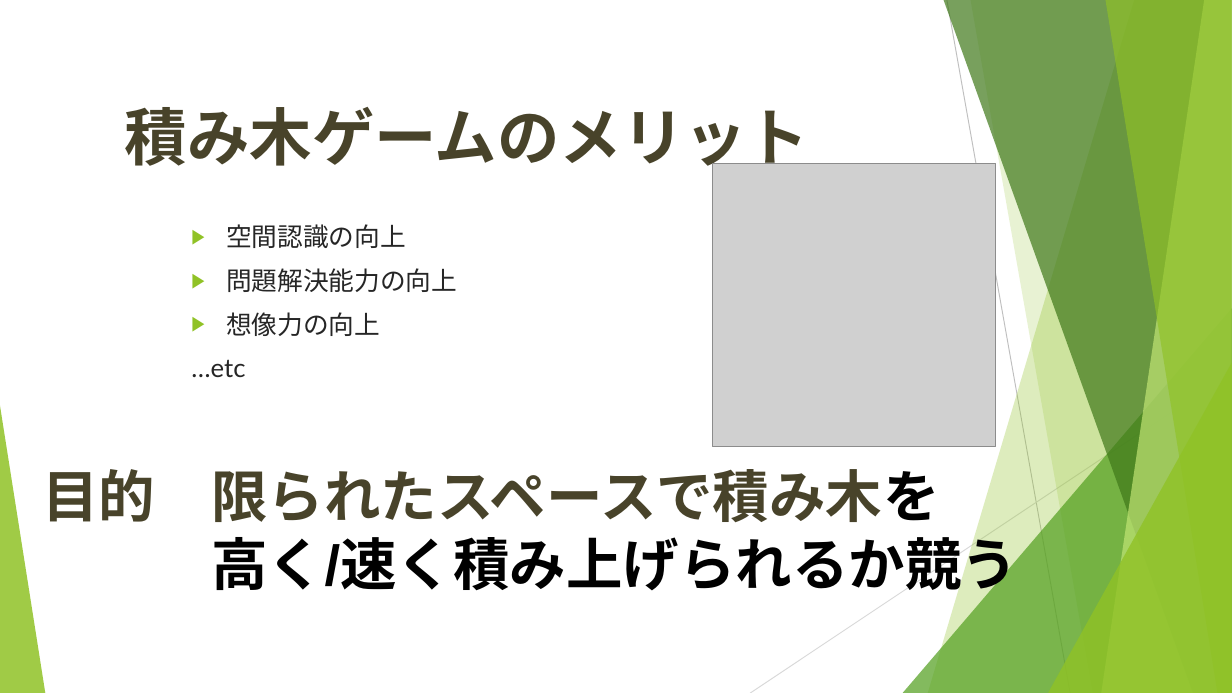
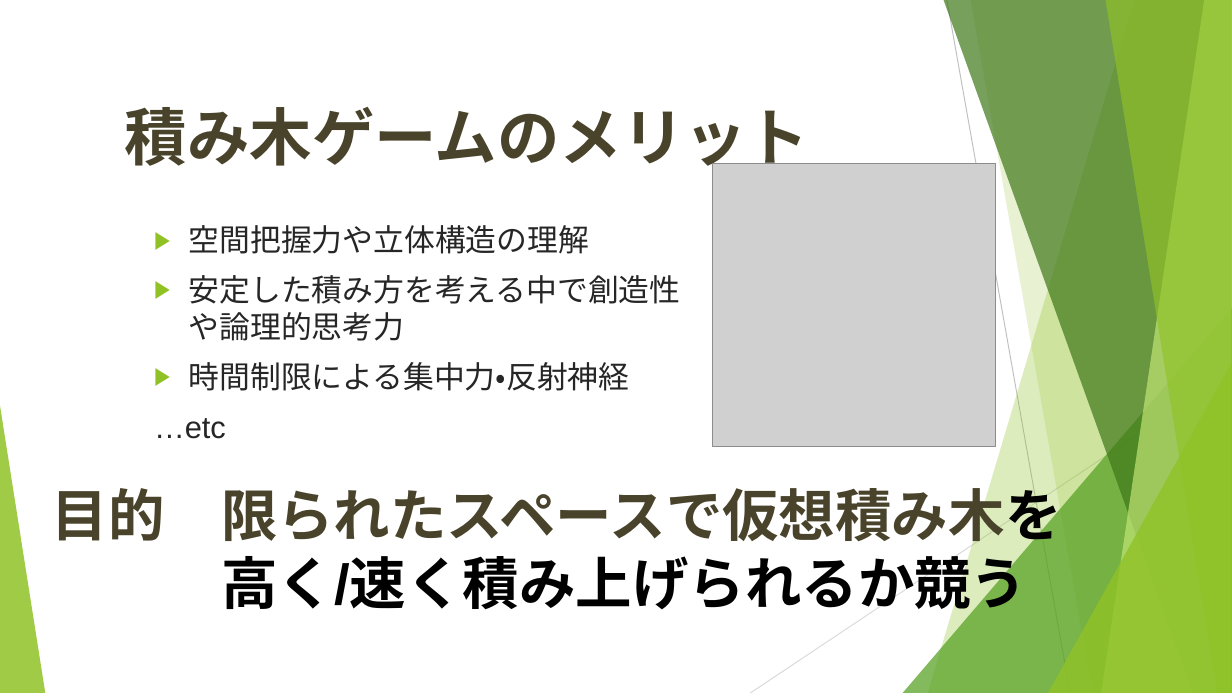
Before and after one commit to tomochapee12/VR_bl, a slide deck: slide 3 of 01安井_02吉本_積み木タイムアタック.pptx. Drawn at 1232x693 pixels with LibreOffice and Linux fonts; fonts in the diff are those of the drawing; grey boxes stand for pictures. Boxes give left, top, right and bottom in pixels: in the first picture for what was removed or moved away, otherwise in the second. Text is boxed around its words. In the diff, an @@ line names an element or a change of style, - is before the commit and + after.

```diff
--- a/01安井_02吉本_積み木タイムアタック.pptx
+++ b/01安井_02吉本_積み木タイムアタック.pptx
@@ text "空間把握力や立体構造の理解": place and size @@
-text "空間把握力や立体構造の理解" at bbox=[191, 224, 457, 377]
+text "空間把握力や立体構造の理解" at bbox=[154, 225, 681, 439]
@@ text at bbox=[189, 225, 681, 391]: text changed; size 20 to 24 pt; font Lato to Arial @@
-▶ 空間認識の向上
-▶ 問題解決能力の向上
-▶ 想像力の向上
+▶ 空間把握力や立体構造の理解
+▶ 安定した積み方を考える中で創造性や論理的思考力
+▶ 時間制限による集中力・反射神経
@@ text at bbox=[154, 418, 226, 439]: size 20 to 24 pt, font Lato to Arial in "…etc" @@
@@ text "目的 限られたスペースで仮想積み木を": place and size @@
-text "目的 限られたスペースで仮想積み木を" at bbox=[42, 469, 1018, 600]
+text "目的 限られたスペースで仮想積み木を" at bbox=[52, 479, 1062, 619]
@@ text at bbox=[52, 479, 1062, 551]: text changed @@
-目的 限られたスペースで積み木を
+目的 限られたスペースで仮想積み木を
```
Also in this commit, not shown: 4 other slides changed.
